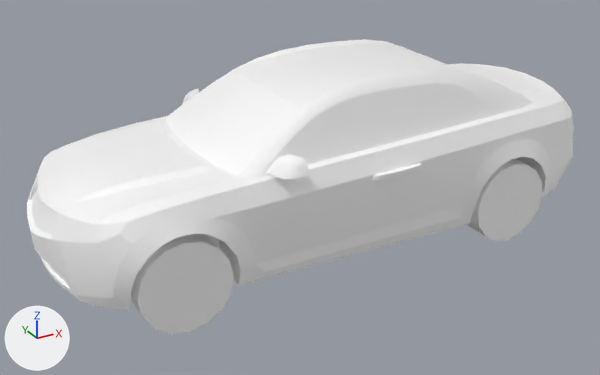
A saved change to the FBX model Assets/Models/Game/Cars/Car1.fbx.
One viewpoint serves both versions: a 50 mm camera at (-5.58, -10.7, 3.01) aimed at (-2.74, -5.53, 0.43). The lights are fixed; the arrows at lower left show +X, +Y and +Z. Where no turn or scale is listed for an object, it has been applied to the vertices.

The first picture shows 'Car1'.
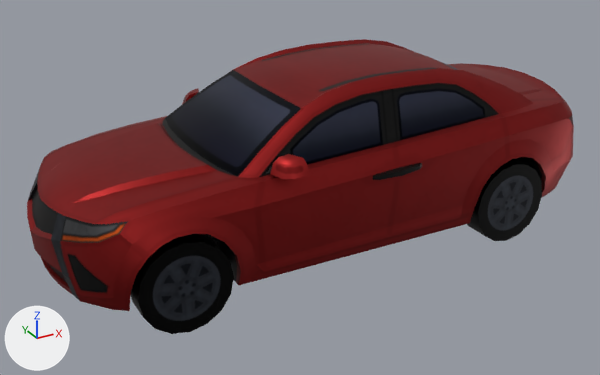
Where the newer file only moved an object's origin or applied its transform, the numbers keep the older frame.

The change, as a list of edits to the scene's bpy script:
```text
Add img_civilian_red_tga:
    img_civilian_red_tga = load_image('CIVILIAN_RED.tga', 'Car1.fbm/CIVILIAN_RED.png', 2048, 2048, 'sRGB')
Change mat_car1_material:
    remove mat_car1_material.base_color = (1.0, 1.0, 1.0)  # white #ffffff
    add mat_car1_material.texture = img_civilian_red_tga
    mat_car1_material.roughness: 0.859 -> 0.495
```

What differs and where, as boxes [x1, y1, x2, y2] in the pictures (600 x 375 px):
'Car1', surface changed (white to red)
    both: [27, 39, 574, 334]
